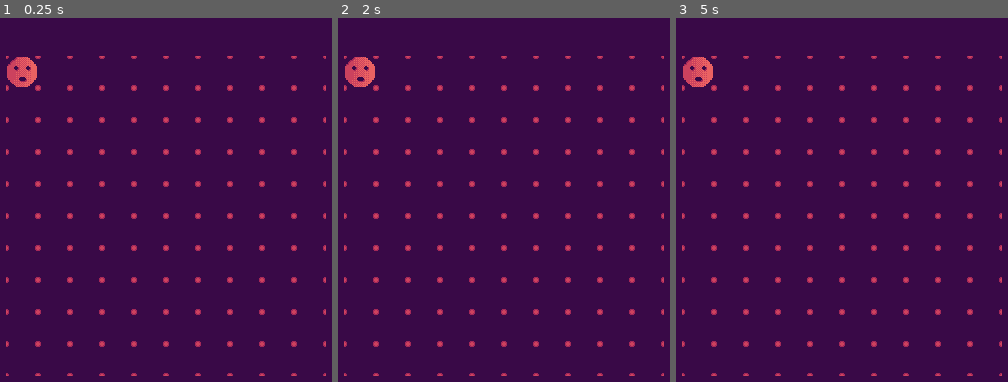
Above: before the commit, frames 1-3 (left to right).
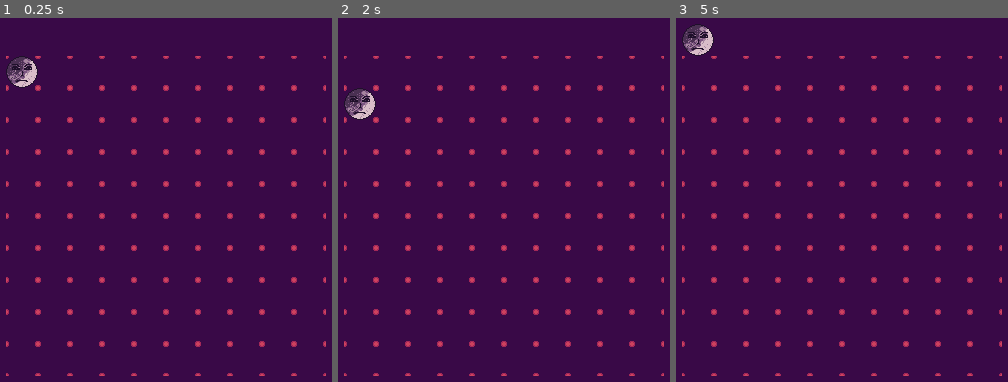
Above: after the commit, the same moments.

Repository: endless-stupidity/Block-Crawler
Game: Godot game, scene res://Scenes/Game Screen/GameScreen.tscn
Same seed, same stepped clock (60 frames per second), same inputs: the game is played once before the commit and once after it.
Inputs (mouse positions are in pixels of both pictures, inside the frame that each line leads up to):
- Up to frame 1 (0.25 s): no input
- Up to frame 2 (2 s): tap Enter at 0.5 s; move the mouse to (593, 174) at 0.52 s; click (593, 174) at 0.67 s; tap Space at 1.25 s; drag from (424, 254) to (484, 374) at 1.27 s
- Up to frame 3 (5 s): move the mouse to (881, 39) at 2.02 s; click (881, 39) at 2.17 s; tap Enter at 2.75 s; drag from (822, 374) to (722, 94) at 2.77 s; move the mouse to (961, 334) at 3.52 s; click (961, 334) at 3.67 s; tap Space at 4.25 s; drag from (722, 94) to (outside the picture) at 4.27 s

The runs differ from the first frame. In frame 1, 0.6% of the frame differs, in the area x 1-12%, y 10-20%; in frame 2, 1.2%, in the area x 1-12%, y 10-29%; in frame 3, 1.2%.

Commit message:
implement movement on the grid by swiping

Diff:
--- a/Scenes/Game Screen/GameScreen.tscn
+++ b/Scenes/Game Screen/GameScreen.tscn
@@ -2,7 +2,7 @@
 
 [ext_resource type="Texture2D" uid="uid://dsfegko6y0jt2" path="res://Assets/Graphics/Background.png" id="1_5lo08"]
 [ext_resource type="Texture2D" uid="uid://d1v1v7qchib3s" path="res://Assets/Graphics/Game Screen/The Grid.png" id="1_fp1gd"]
-[ext_resource type="PackedScene" uid="uid://di0p72fbofhll" path="res://Scenes/Player Characters/Emojihead(Player).tscn" id="2_xdfkf"]
+[ext_resource type="PackedScene" uid="uid://di0p72fbofhll" path="res://Scenes/Player Characters/Moonface(Player).tscn" id="2_xdfkf"]
 
 [sub_resource type="TileSetAtlasSource" id="TileSetAtlasSource_kmdki"]
 texture = ExtResource("1_fp1gd")
@@ -36,4 +36,4 @@
 layer_0/tile_data = PackedInt32Array(0, 131072, 0, 65535, 131072, 0, -1, 131072, 0, 1, 131072, 0, -65535, 131072, 0, -2 …(1797 unchanged characters)…
 
 [node name="Player" parent="." instance=ExtResource("2_xdfkf")]
-position = Vector2(57, 258)
+position = Vector2(56, 256)
--- a/Scenes/Game Screen/Mechanics/Movement.tscn
+++ b/Scenes/Game Screen/Mechanics/Movement.tscn
@@ -5,3 +5,5 @@
 [node name="Movement" type="Node2D"]
 script = ExtResource("1_0e5yn")
 metadata/Controllable = false
+metadata/Steps = 1
+metadata/Jump = 1
--- a/Scenes/Player Characters/Emojihead(Player).tscn
+++ b/Scenes/Player Characters/Moonface(Player).tscn
@@ -1,9 +1,9 @@
 [gd_scene load_steps=3 format=3 uid="uid://di0p72fbofhll"]
 
-[ext_resource type="Texture2D" uid="uid://c7rukp28ujvjx" path="res://Assets/Graphics/Game Screen/Character.png" id="1_behia"]
+[ext_resource type="Texture2D" uid="uid://c7rukp28ujvjx" path="res://Assets/Graphics/Player Characters/Moonface.png" id="1_behia"]
 [ext_resource type="PackedScene" uid="uid://dc7rtq32bkt5" path="res://Scenes/Game Screen/Mechanics/Movement.tscn" id="2_kv2q4"]
 
-[node name="Emojihead (Player)" type="Node2D"]
+[node name="Moonface (Player)" type="Node2D"]
 metadata/Name = "Emojihead"
 metadata/Description = ""
 
--- a/Scripts/Game Screen/Mechanics/Movement.gd
+++ b/Scripts/Game Screen/Mechanics/Movement.gd
@@ -2,6 +2,7 @@
 
 @onready var the_grid: TileMap
 @onready var moveable: Node2D
+enum MovingDirection {UP, DOWN, LEFT, RIGHT}
 var swipe_start_position
 var swipe_end_position
 var has_dragged = false
@@ -39,6 +40,29 @@
 						else:
 							swipe_direction = "up"
 					print_debug(swipe_direction)
+					move(string_to_movingdirection(swipe_direction))
 					has_dragged = false
 	else:
 		pass
+
+func move(direction: MovingDirection) -> void:
+	var jump = get_meta("Jump")
+	match direction:
+		MovingDirection.UP:
+			moveable.position.y = moveable.position.y - 32
+		MovingDirection.DOWN:
+			moveable.position.y = moveable.position.y + 32
+		MovingDirection.LEFT:
+			moveable.position.x = moveable.position.x - 32
+		MovingDirection.RIGHT:
+			moveable.position.x = moveable.position.x + 32
+
+func string_to_movingdirection(string_direction: String) -> MovingDirection:
+	match string_direction:
+		"up": return MovingDirection.UP
+		"down": return MovingDirection.DOWN
+		"left": return MovingDirection.LEFT
+		"right": return MovingDirection.RIGHT
+		_:
+			printerr("Invalid direction string: ", string_direction)
+			return MovingDirection.UP
Binary file removed: Assets/Graphics/Game Screen/Character.png
Binary file added: Assets/Graphics/Player Characters/Moonface.png
Not shown, changed: Assets/Graphics/Player Characters/Moonface.png.import
